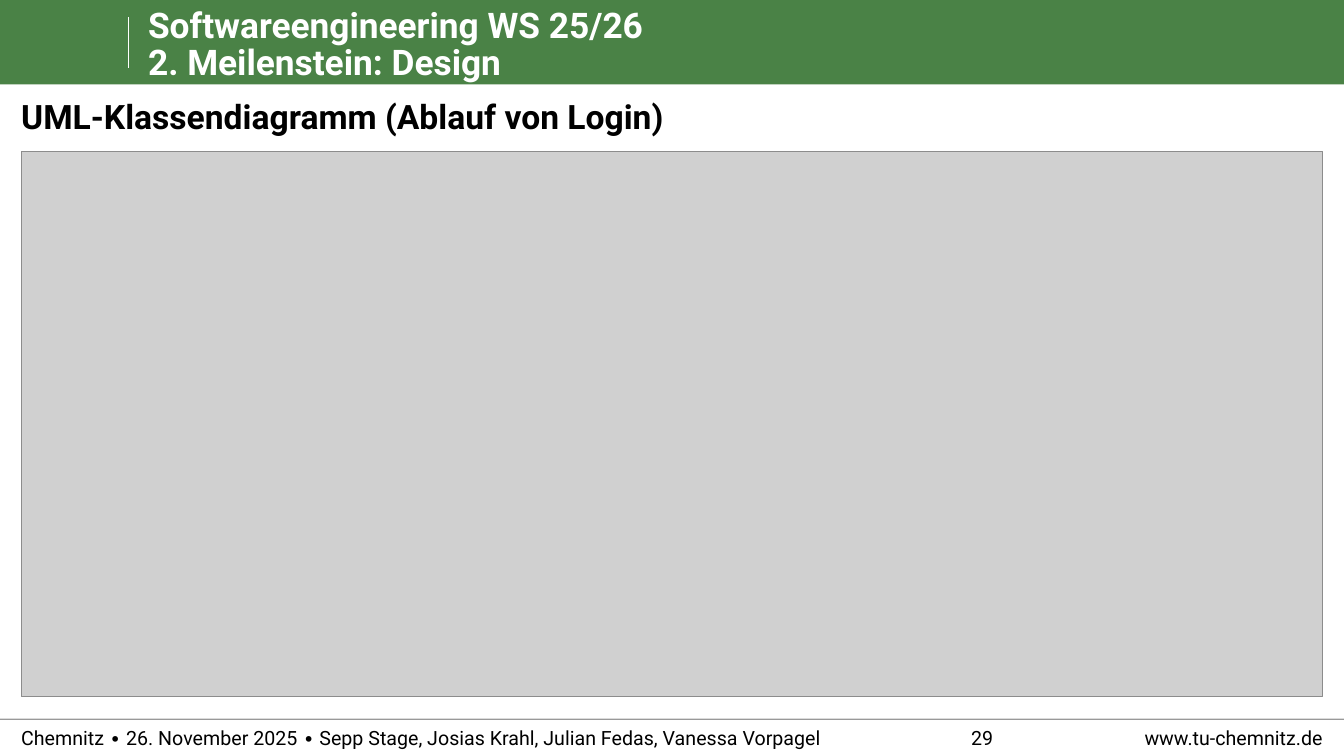
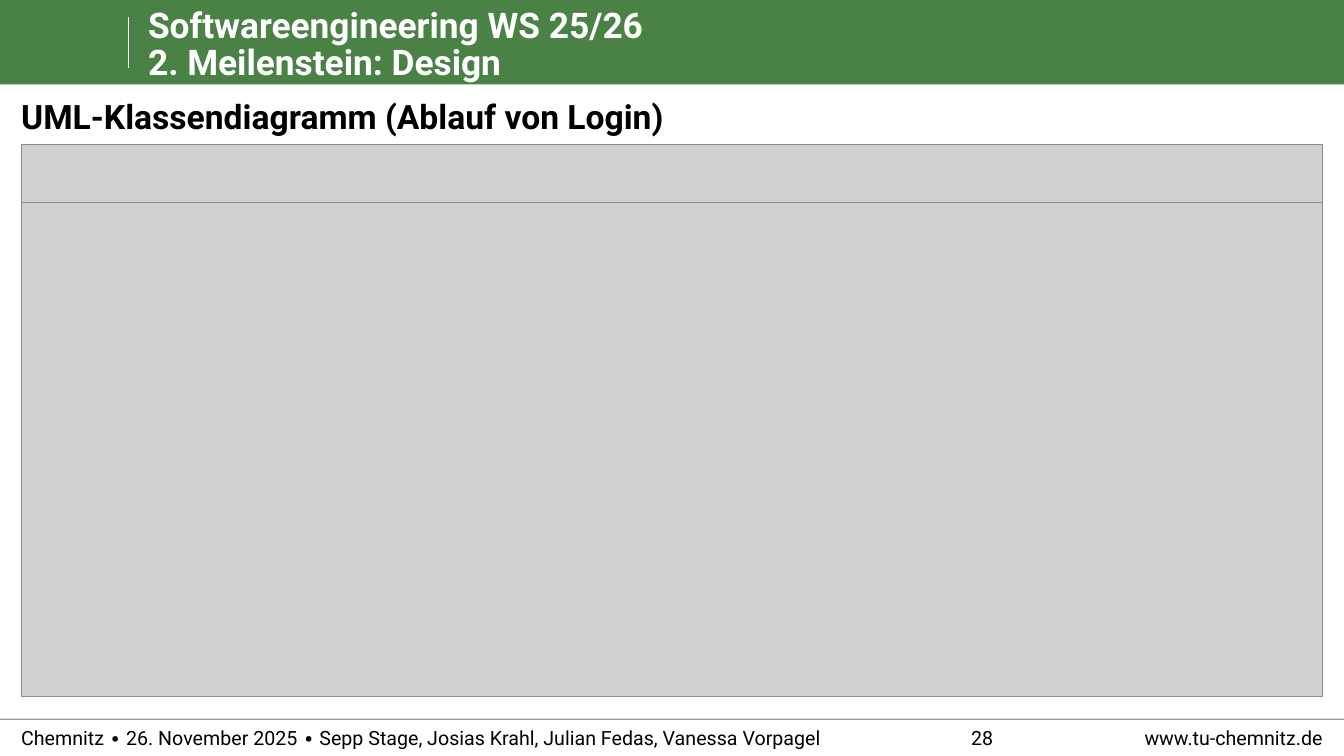
Before and after one commit to RealBiggerBo/Softwaretechnik, a slide deck: slide 28 of Abgabe_Meilenstein2/Meilenstein 2 - Design.pptx (slide 29 before the commit). Drawn at 1344x756 pixels with LibreOffice and Linux fonts; fonts in the diff are those of the drawing; grey boxes stand for pictures; background and template pictures are left out. Boxes give left, top, right and bottom in pixels: in the first picture for what was removed or moved away, otherwise in the second. Text is boxed around its words. In the diff, an @@ line names an element or a change of style, - is before the commit and + after.

```diff
--- a/Abgabe_Meilenstein2/Meilenstein 2 - Design.pptx
+++ b/Abgabe_Meilenstein2/Meilenstein 2 - Design.pptx
@@ picture added at (21,144,1323,202) @@
@@ picture: place and size @@
-picture at (21,151,1323,697)
+picture at (21,203,1323,697)
@@ page number at (971,731,993,746): text changed @@
-29
+28
```
Also in this commit, not shown: 3 other slides changed, 2 slides removed, 1 other file.
